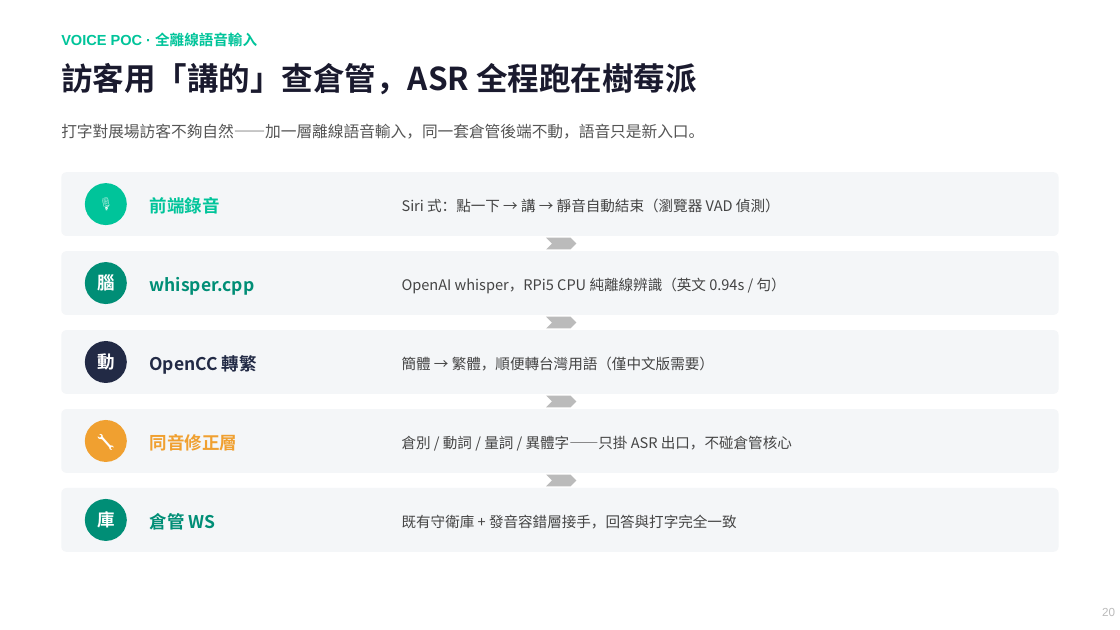
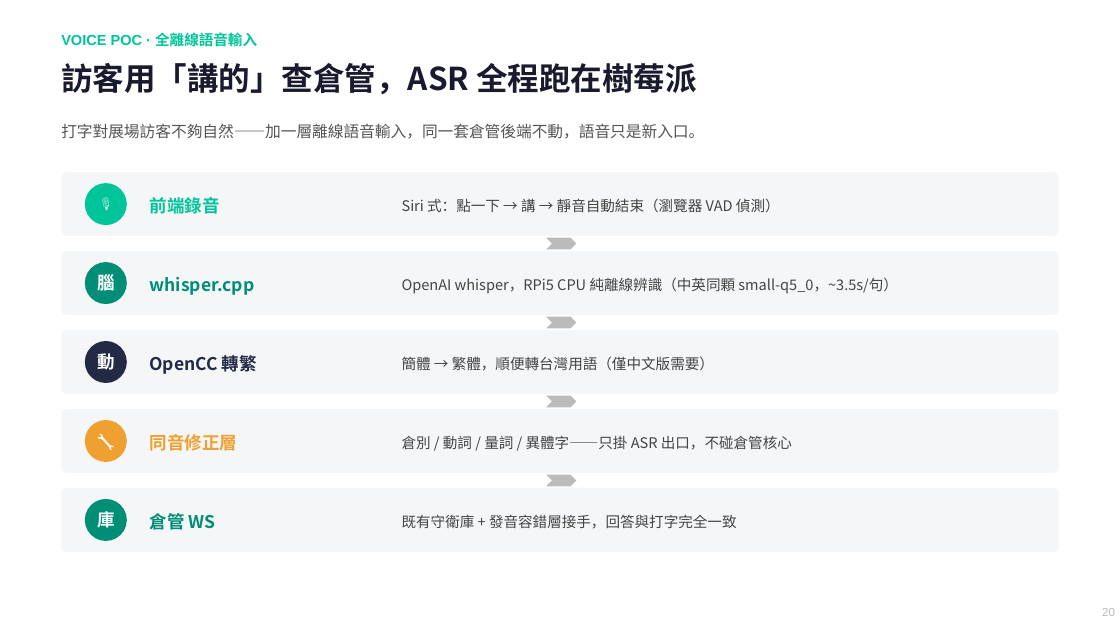
Before and after one commit to chunyen627-afk/warehouse-v2-agent, a slide deck: slide 20 of 倉管Agent_專案簡報.pptx. Drawn at 1120x630 pixels with LibreOffice and Linux fonts; fonts in the diff are those of the drawing. Boxes give left, top, right and bottom in pixels: in the first picture for what was removed or moved away, otherwise in the second. Text is boxed around its words. In the diff, an @@ line names an element or a change of style, - is before the commit and + after.

```diff
--- a/倉管Agent_專案簡報.pptx
+++ b/倉管Agent_專案簡報.pptx
@@ text at [402, 277, 898, 294]: text changed @@
-OpenAI whisper，RPi5 CPU 純離線辨識（英文 0.94s / 句）
+OpenAI whisper，RPi5 CPU 純離線辨識（中英同顆 small-q5_0，~3.5s/句）
```
Also in this commit, not shown: 9 other slides changed, 1 other file.
